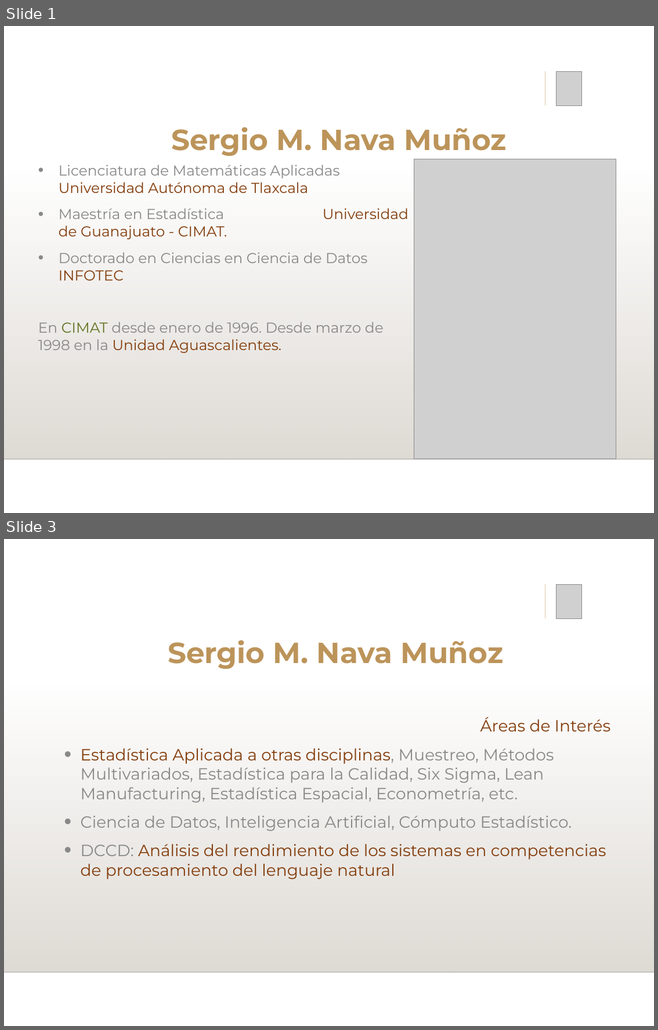
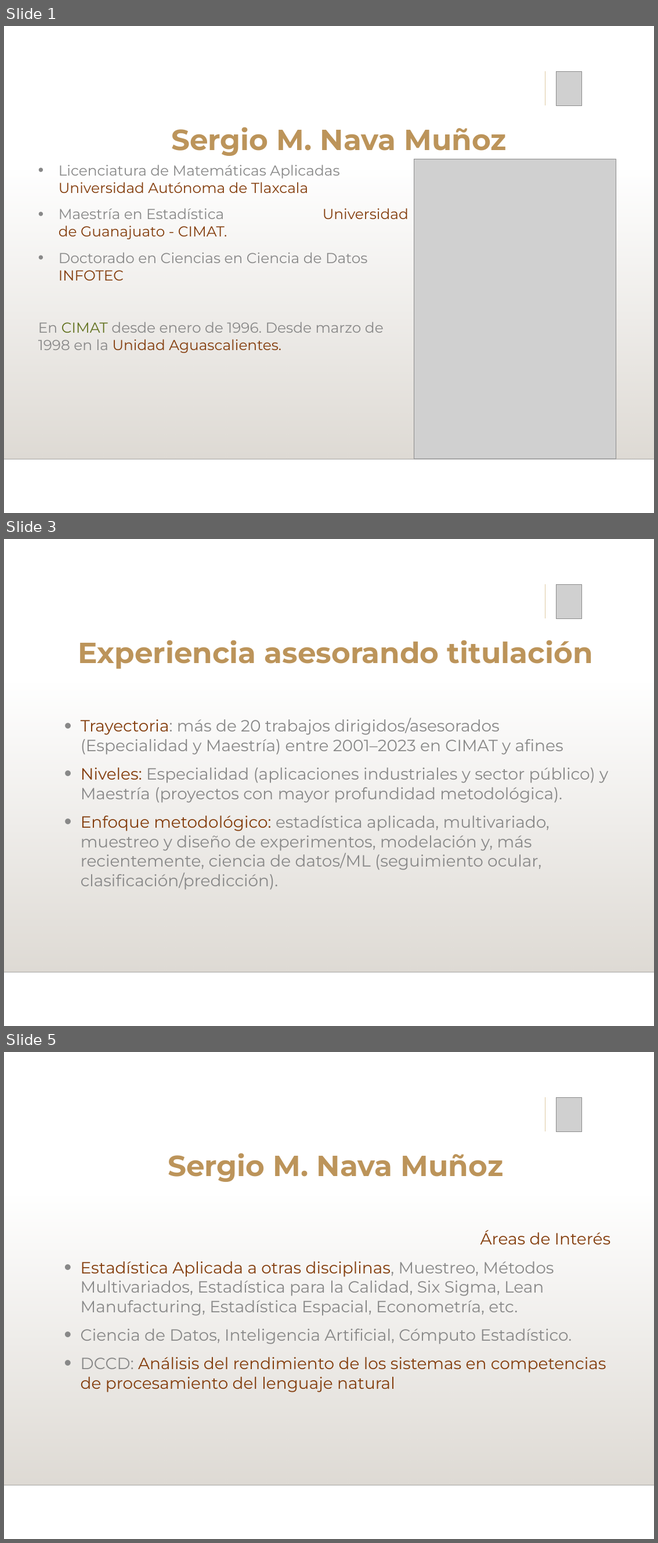
Before and after one commit to NavaSergio/Docencia_varios, a slide deck: Sesion Especial/Sergio Nava/Presentación SMNM.pptx. Shown one above the other, each under a label of ours: slides 1 and 3 before the commit, slides 1, 3 and 5 after it; the slides between them are not shown. The pictures are 658x1030 and 658x1543 pixels, drawn with LibreOffice and Linux fonts; fonts in the diff are those of the drawing; grey boxes stand for pictures; background and template pictures are left out. Boxes give left, top, right and bottom in pixels: in the first picture for what was removed or moved away, otherwise in the second. Text is boxed around its words. In the diff, an @@ line names an element or a change of style, - is before the commit and + after.

```diff
--- a/Sesion Especial/Sergio Nava/Presentación SMNM.pptx
+++ b/Sesion Especial/Sergio Nava/Presentación SMNM.pptx
@@ slide 3 added at (4, 539, 654, 1026), background picture (left out); not listed: 2 template elements that a slide beside it also shows @@
@@ line added from (545, 584) to (545, 619), #DEC9A2 0.75 pt @@
@@ picture added at (556, 584, 582, 619) @@
@@ text added at (78, 640, 593, 669), 32.2 pt, text #BC945A, bold @@
+Experiencia asesorando titulación
@@ text added at (81, 718, 608, 890), 18 pt, text #888888 @@
+• Trayectoria: más de 20 trabajos dirigidos/asesorados (Especialidad y Maestría) entre 2001–2023 en CIMAT y afines
+• Niveles: Especialidad (aplicaciones industriales y sector público) y Maestría (proyectos con mayor profundidad metodológica).
+• Enfoque metodológico: estadística aplicada, multivariado, muestreo y diseño de experimentos, modelación y, más recientemente, ciencia de datos/ML (seguimiento ocular, clasificación/predicción).
@@ what was slide 3 is now slide 5 @@
```
Also in this commit, not shown: 1 slide changed, 1 other slide added, 4 other files.
